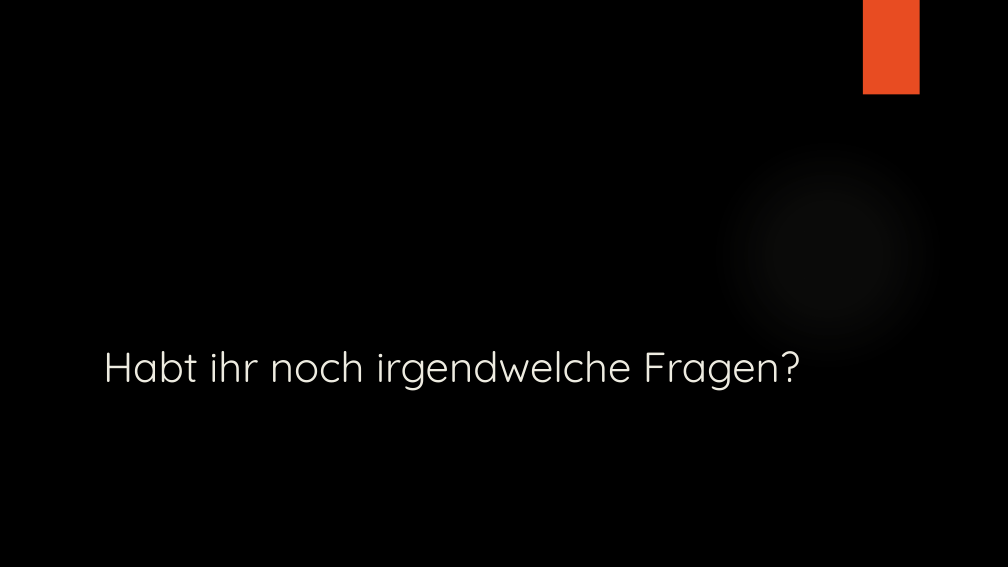
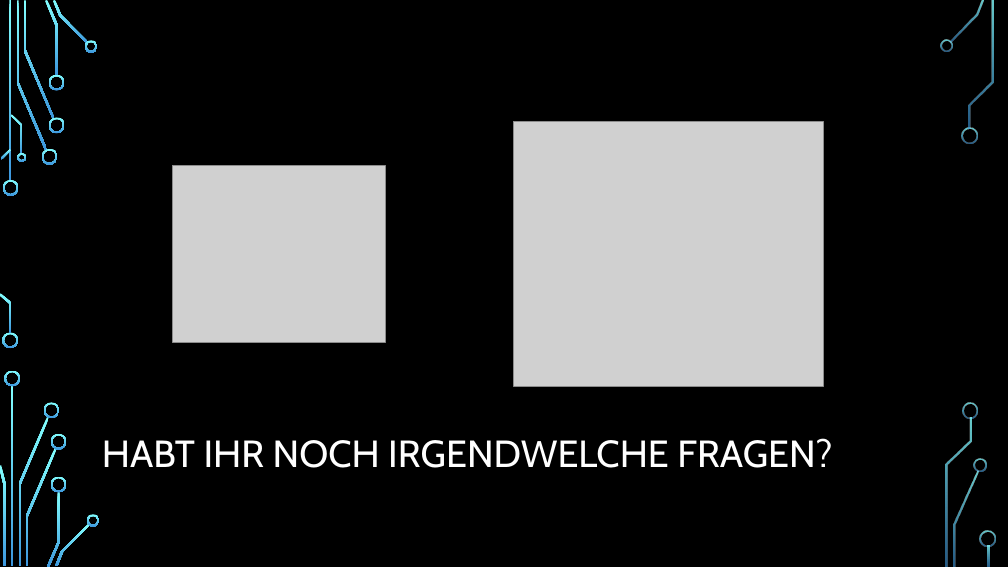
Before and after one commit to Ratnar/Tesint-with-JUnit, a slide deck: slide 17 of Präsentation/Unit testen mit JUnit.pptx (slide 10 before the commit). Drawn at 1008x567 pixels with LibreOffice and Linux fonts; fonts in the diff are those of the drawing; grey boxes stand for pictures; background and template pictures are left out. Boxes give left, top, right and bottom in pixels: in the first picture for what was removed or moved away, otherwise in the second. Text is boxed around its words. In the diff, an @@ line names an element or a change of style, - is before the commit and + after.

```diff
--- a/Präsentation/Unit testen mit JUnit.pptx
+++ b/Präsentation/Unit testen mit JUnit.pptx
@@ rectangle removed at (863,0,920,95) @@
@@ picture added at (513,122,823,386) @@
@@ ellipse removed at (712,138,944,371) @@
@@ picture added at (172,166,385,342) @@
@@ title at (102,438,832,468): text changed; size 40 to 36 pt; font Quicksand to Cabin; text colour #EEECE1 to #FFFFFF @@
-Habt ihr noch irgendwelche Fragen?
+HABT IHR NOCH IRGENDWELCHE FRAGEN?
@@ group added at (0,0,996,567): 33 freeform shapes, 3 rectangles @@
```
Also in this commit, not shown: 9 other slides changed, 8 slides added, 1 slide removed, 8 other files.
